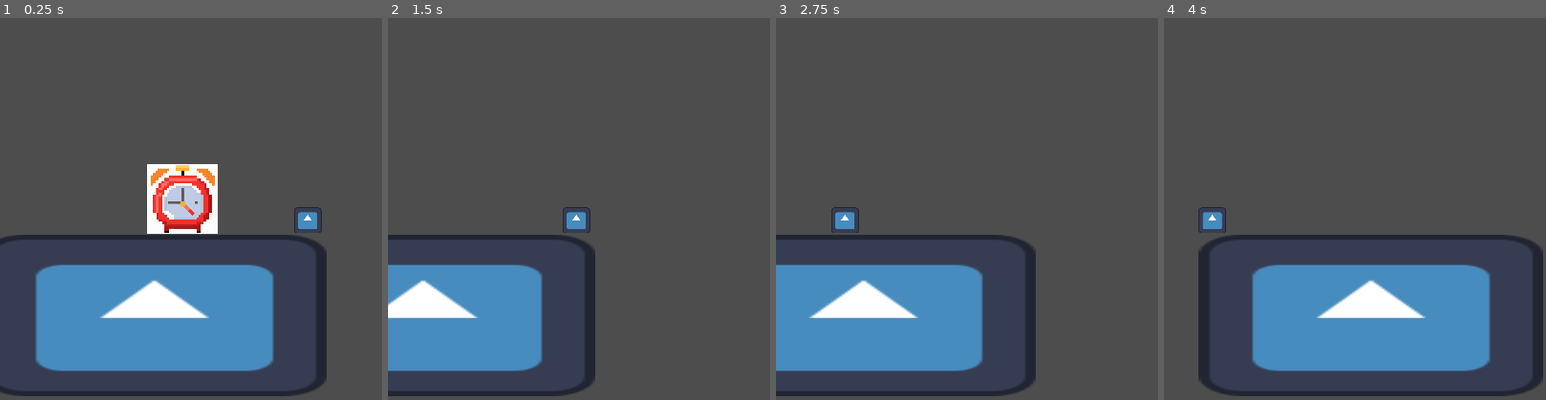
Above: before the commit, frames 1-4 (left to right).
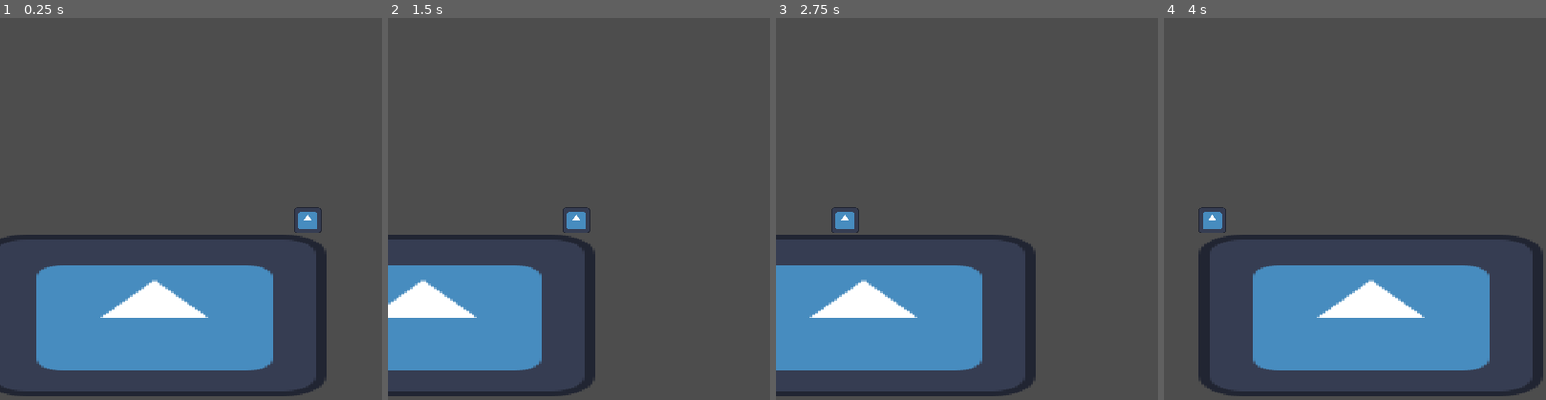
Above: after the commit, the same moments.

Repository: ArtistyTimeStudios/TimeJumper
Game: Godot game, scene res://scenes/area1.tscn
Same seed, same stepped clock (60 frames per second), same inputs: the game is played once before the commit and once after it. Before the commit the project starts from res://area1.tscn. The engine's default icon, where the game draws it, is replaced by a stand-in: a white triangle on a blue panel in a dark square.
Inputs (mouse positions are in pixels of both pictures, inside the frame that each line leads up to):
- Up to frame 1 (0.25 s): no input
- Up to frame 2 (1.5 s): tap Enter (ui_accept) at 0.5, 0.77 s; move the mouse to (663, 189) at 0.52 s; hold Right (ui_right) from 0.53 s (still down); click (663, 189) at 0.67 s; move the mouse to (502, 228) at 1.27 s
- Up to frame 3 (2.75 s): tap Enter (ui_accept) at 1.52 s; move the mouse to (1005, 124) at 2.02 s; release Right (ui_right) at 2.03 s; hold Left (ui_left) from 2.03 s (still down)
- Up to frame 4 (4 s): move the mouse to (1335, 285) at 2.77 s; release Left (ui_left) at 2.78 s; hold Right (ui_right) from 2.78 s (still down); click (1335, 285) at 2.92 s; tap Enter (ui_accept) at 3.02, 3.77 s; move the mouse to (1469, 266) at 3.52 s

The runs differ from the first frame. In frame 1, 4.1% of the frame differs, in the area x 9-83%, y 38-93%; in frame 2, 0.5%; in frame 3, 0.6%; in frame 4, 0.7%.

Commit message:
added player

Diff:
--- a/project.godot
+++ b/project.godot
@@ -11,7 +11,7 @@
 [application]
 
 config/name="TimeJumper"
-run/main_scene="res://area1.tscn"
+run/main_scene="res://scenes/area1.tscn"
 config/features=PackedStringArray("4.3", "Mobile")
 boot_splash/image="res://assets/icon/LOGO-3.png"
 config/icon="res://icon.svg"
@@ -25,5 +25,6 @@
 
 [rendering]
 
+textures/canvas_textures/default_texture_filter=0
 renderer/rendering_method="mobile"
 textures/vram_compression/import_etc2_astc=true
--- a/area1.tscn
+++ b/scenes/area1.tscn
@@ -1,17 +1,12 @@
-[gd_scene load_steps=7 format=3 uid="uid://bgc4qofnqmdcf"]
+[gd_scene load_steps=4 format=3 uid="uid://bgc4qofnqmdcf"]
 
-[ext_resource type="Script" path="res://static_body_2d.gd" id="1_faq31"]
+[ext_resource type="Script" path="res://scripts/static_body_2d.gd" id="1_faq31"]
 [ext_resource type="Texture2D" uid="uid://d0ljdo567wsqm" path="res://icon.svg" id="1_on8bo"]
-[ext_resource type="Script" path="res://character_body_2d.gd" id="2_iwhi2"]
-[ext_resource type="Texture2D" uid="uid://c265x71yynonf" path="res://assets/Zrzut ekranu 2024-10-09 214607.png" id="4_hff43"]
 
 [sub_resource type="RectangleShape2D" id="RectangleShape2D_vgxnr"]
 size = Vector2(128, 128)
 
-[sub_resource type="RectangleShape2D" id="RectangleShape2D_0nidu"]
-size = Vector2(278.286, 75)
-
-[node name="Node2D" type="Node2D"]
+[node name="Game" type="Node2D"]
 
 [node name="Platform1" type="StaticBody2D" parent="."]
 position = Vector2(184, 318)
@@ -26,20 +21,6 @@
 position = Vector2(2, -5)
 shape = SubResource("RectangleShape2D_vgxnr")
 
-[node name="Player" type="CharacterBody2D" parent="."]
-position = Vector2(88, 154)
-scale = Vector2(0.279999, 1)
-script = ExtResource("2_iwhi2")
-
-[node name="Sprite2D" type="Sprite2D" parent="Player"]
-position = Vector2(367.858, 33)
-scale = Vector2(0.435172, 0.121262)
-texture = ExtResource("4_hff43")
-
-[node name="CollisionShape2D" type="CollisionShape2D" parent="Player"]
-position = Vector2(367.858, 33)
-shape = SubResource("RectangleShape2D_0nidu")
-
 [node name="Enemy1" type="StaticBody2D" parent="."]
 position = Vector2(347, 213)
 scale = Vector2(0.22738, 0.211549)
--- /dev/null
+++ b/scenes/player.tscn
@@ -0,0 +1,108 @@
+[gd_scene load_steps=15 format=3 uid="uid://b2bijsenlihp6"]
+
+[ext_resource type="Texture2D" uid="uid://c4clh7w24uf2b" path="res://assets/template/sprites/knight.png" id="1_qt5nx"]
+
+[sub_resource type="AtlasTexture" id="AtlasTexture_2jo41"]
+atlas = ExtResource("1_qt5nx")
+region = Rect2(0, 0, 32, 32)
+
+[sub_resource type="AtlasTexture" id="AtlasTexture_lx883"]
+atlas = ExtResource("1_qt5nx")
+region = Rect2(32, 0, 32, 32)
+
+[sub_resource type="AtlasTexture" id="AtlasTexture_f4e27"]
+atlas = ExtResource("1_qt5nx")
+region = Rect2(64, 0, 32, 32)
+
+[sub_resource type="AtlasTexture" id="AtlasTexture_1mjb0"]
+atlas = ExtResource("1_qt5nx")
+region = Rect2(96, 0, 32, 32)
+
+[sub_resource type="AtlasTexture" id="AtlasTexture_sg3c5"]
+atlas = ExtResource("1_qt5nx")
+region = Rect2(0, 160, 32, 32)
+
+[sub_resource type="AtlasTexture" id="AtlasTexture_pm8c8"]
+atlas = ExtResource("1_qt5nx")
+region = Rect2(32, 160, 32, 32)
+
+[sub_resource type="AtlasTexture" id="AtlasTexture_q2t2h"]
+atlas = ExtResource("1_qt5nx")
+region = Rect2(64, 160, 32, 32)
+
+[sub_resource type="AtlasTexture" id="AtlasTexture_eiiks"]
+atlas = ExtResource("1_qt5nx")
+region = Rect2(96, 160, 32, 32)
+
+[sub_resource type="AtlasTexture" id="AtlasTexture_eqk5c"]
+atlas = ExtResource("1_qt5nx")
+region = Rect2(128, 160, 32, 32)
+
+[sub_resource type="AtlasTexture" id="AtlasTexture_d0qkf"]
+atlas = ExtResource("1_qt5nx")
+region = Rect2(160, 160, 32, 32)
+
+[sub_resource type="AtlasTexture" id="AtlasTexture_gia7m"]
+atlas = ExtResource("1_qt5nx")
+region = Rect2(192, 160, 32, 32)
+
+[sub_resource type="AtlasTexture" id="AtlasTexture_d5f4d"]
+atlas = ExtResource("1_qt5nx")
+region = Rect2(224, 160, 32, 32)
+
+[sub_resource type="SpriteFrames" id="SpriteFrames_lbpfr"]
+animations = [{
+"frames": [{
+"duration": 1.0,
+"texture": SubResource("AtlasTexture_2jo41")
+}, {
+"duration": 1.0,
+"texture": SubResource("AtlasTexture_lx883")
+}, {
+"duration": 1.0,
+"texture": SubResource("AtlasTexture_f4e27")
+}, {
+"duration": 1.0,
+"texture": SubResource("AtlasTexture_1mjb0")
+}],
+"loop": true,
+"name": &"idle",
+"speed": 12.0
+}, {
+"frames": [{
+"duration": 1.0,
+"texture": SubResource("AtlasTexture_sg3c5")
+}, {
+"duration": 1.0,
+"texture": SubResource("AtlasTexture_pm8c8")
+}, {
+"duration": 1.0,
+"texture": SubResource("AtlasTexture_q2t2h")
+}, {
+"duration": 1.0,
+"texture": SubResource("AtlasTexture_eiiks")
+}, {
+"duration": 1.0,
+"texture": SubResource("AtlasTexture_eqk5c")
+}, {
+"duration": 1.0,
+"texture": SubResource("AtlasTexture_d0qkf")
+}, {
+"duration": 1.0,
+"texture": SubResource("AtlasTexture_gia7m")
+}, {
+"duration": 1.0,
+"texture": SubResource("AtlasTexture_d5f4d")
+}],
+"loop": true,
+"name": &"roll",
+"speed": 12.0
+}]
+
+[node name="CharacterBody2D" type="CharacterBody2D"]
+
+[node name="AnimatedSprite2D" type="AnimatedSprite2D" parent="."]
+sprite_frames = SubResource("SpriteFrames_lbpfr")
+animation = &"idle"
+autoplay = "idle"
+frame_progress = 0.891852
Binary file removed: assets/Zrzut ekranu 2024-10-09 214607.png
Binary file added: assets/template/fonts/PixelOperator8-Bold.ttf
Not shown, added: assets/template/fonts/PixelOperator8-Bold.ttf.import
Binary file added: assets/template/fonts/PixelOperator8.ttf
Not shown, added: assets/template/fonts/PixelOperator8.ttf.import
Not shown, added: assets/template/music/time_for_adventure.mp3.import
Not shown, added: assets/template/sounds/coin.wav.import
Not shown, added: assets/template/sounds/explosion.wav.import
Not shown, added: assets/template/sounds/hurt.wav.import
Not shown, added: assets/template/sounds/jump.wav.import
Not shown, added: assets/template/sounds/power_up.wav.import
Not shown, added: assets/template/sounds/tap.wav.import
(and 23 more such lines)
